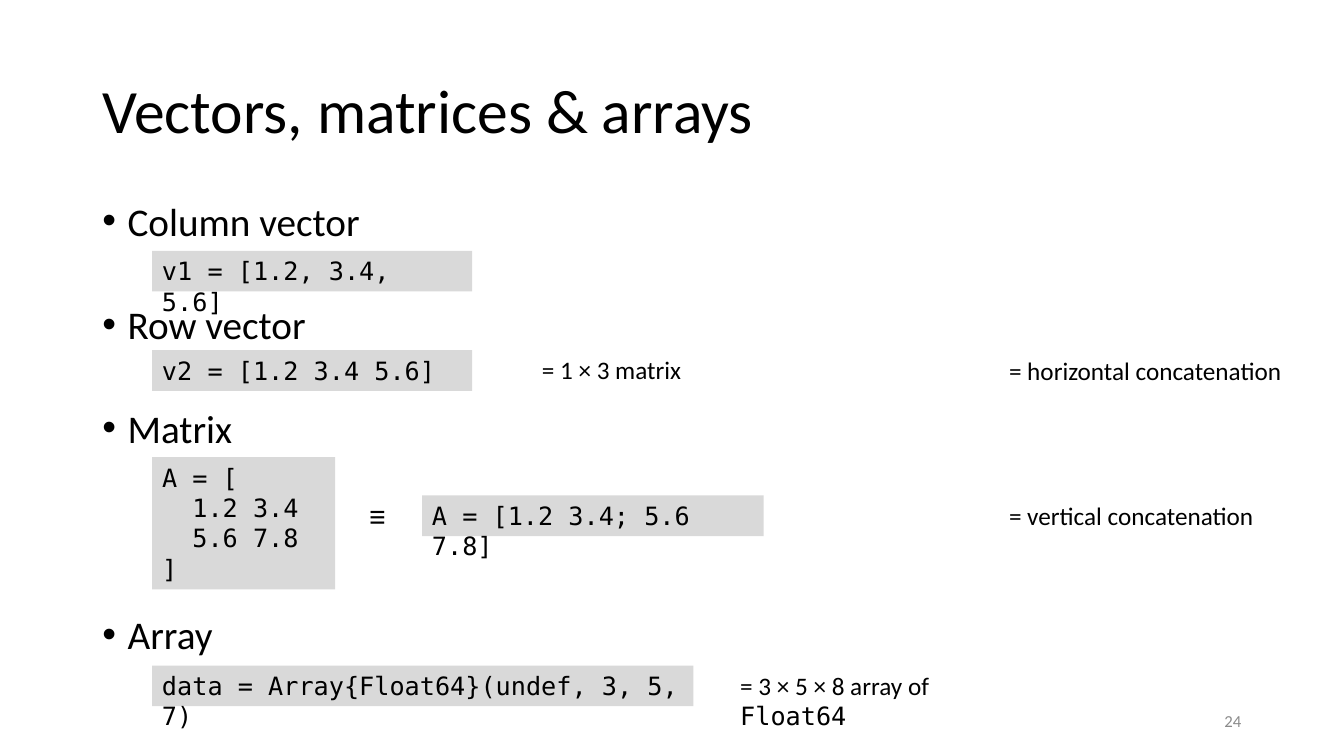
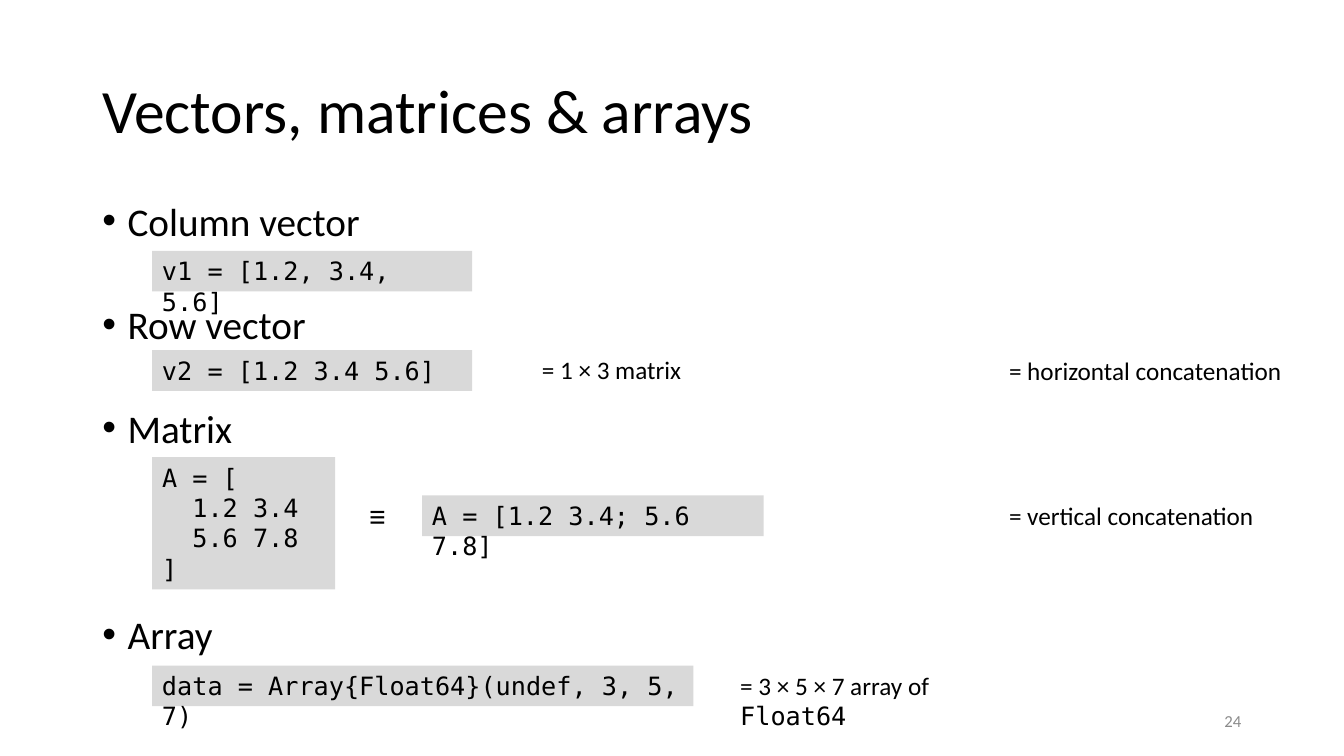
Before and after one commit to gjbex/Julia_good_bad_ugly, a slide deck: slide 24 of julia_good_back_ugly.pptx. Drawn at 1344x756 pixels with LibreOffice and Linux fonts; fonts in the diff are those of the drawing. Boxes give left, top, right and bottom in pixels: in the first picture for what was removed or moved away, otherwise in the second. Text is boxed around its words. In the diff, an @@ line names an element or a change of style, - is before the commit and + after.

Commit message:
Fix typo

```diff
--- a/julia_good_back_ugly.pptx
+++ b/julia_good_back_ugly.pptx
@@ text at box(740, 677, 929, 726): text changed @@
-= 3 × 5 × 8 array of Float64
+= 3 × 5 × 7 array of Float64
```
